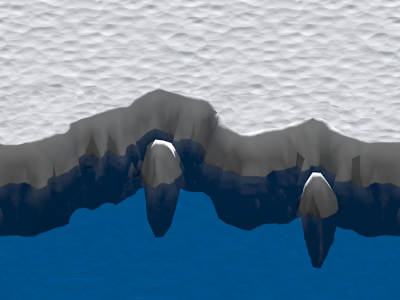
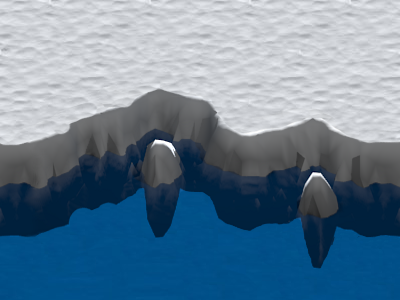
Layers edited between the first and the second 400px x 300px image:
painted on "Pasted Layer" over [0, 0, 400, 143]
